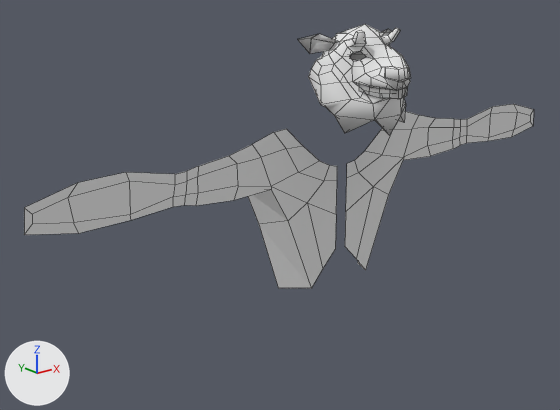
An edit to the Blender file LD34/Assets/Meshes/monster.blend, drawn before and after from the same camera.
Both versions are drawn from a camera (50 mm lens) standing at (-19.4, -19.2, 13.8) and looking at (-1.8, 2.9, 5.0). The lights are fixed; the arrows at lower left show +X, +Y and +Z. Mesh edges are drawn as thin lines.
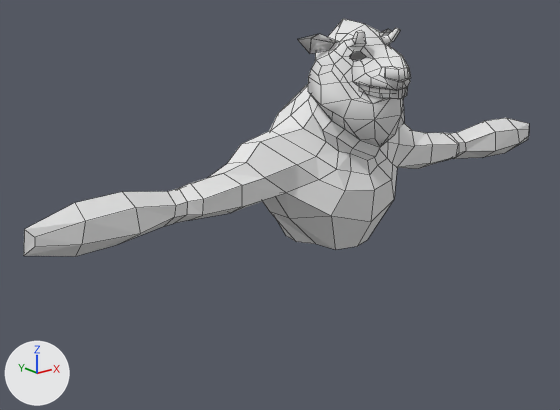
Commit message: monster wip

Where the change shows, as pixel boxes (x1, y1, x2, y2) in the pictures (560 x 410 px):
'Cube', reshaped: before (24, 24, 534, 288); after (24, 19, 529, 257)

The change in detail:
me_cube is used by ob_cube; location (0.0, 0.0, 0.0).
me_cube had 243 vertices, 162 faces, 30 loose edges and spanned x 0.0..12.18, y -2.05..3.05, z -2.92..11.76.
me_cube now has 268 vertices, 216 faces, 10 loose edges and spans x 0.0..12.18, y -2.05..4.56, z -2.31..11.9.
Part 1, on me_cube:
18 vertices are removed from x 0.0..5.14, y -0.06..3.05, z 5.79..9.98.
20 loose edges are deleted.
4 vertices in x 6.81..11.89, y 1.37, z 6.68..7.12 move by (0.0, 0.0, -0.69).
71 vertices move from x 0.0..12.18, y -0.34..2.69, z -2.92..11.45 to x 0.0..12.18, y -0.76..2.75, z -2.31..11.9.
43 vertices are added at x 0.0..11.94, y -0.34..4.56, z 3.61..9.81.
54 new faces join them.
